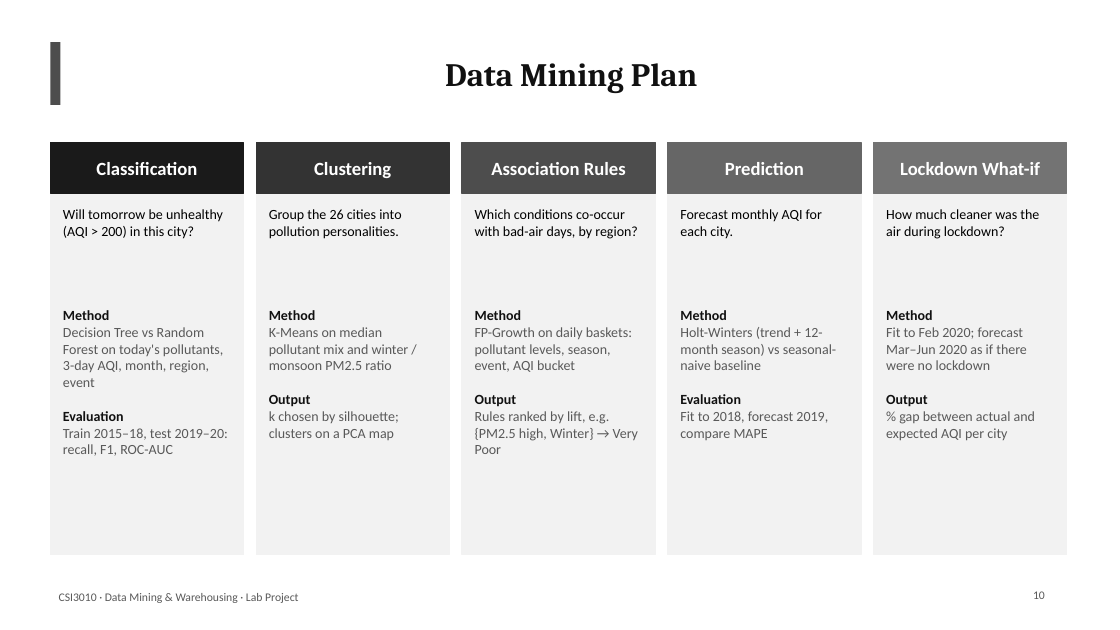
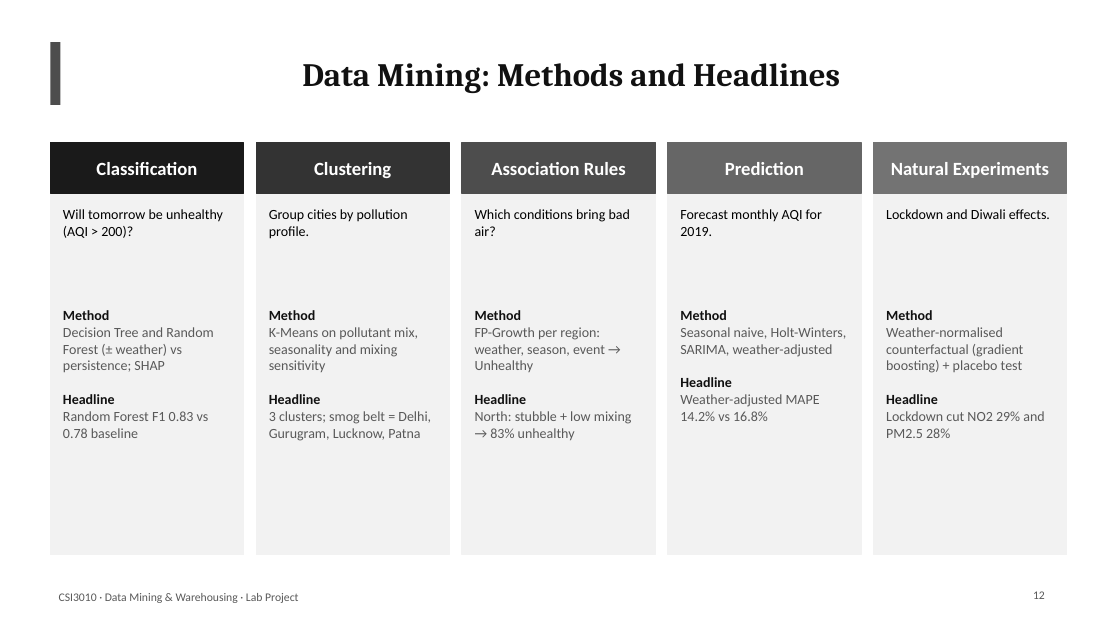
Before and after one commit to StutiArya2/breathing-cities-dwdm, a slide deck: slide 12 of docs/Breathing_Cities_DWDM.pptx (slide 10 before the commit). Drawn at 1120x630 pixels with LibreOffice and Linux fonts; fonts in the diff are those of the drawing. Boxes give left, top, right and bottom in pixels: in the first picture for what was removed or moved away, otherwise in the second. Text is boxed around its words. In the diff, an @@ line names an element or a change of style, - is before the commit and + after.

Commit message:
Real-data pipeline: weather source, fact constellation, experiments
- Add Open-Meteo weather as a second source (fact_weather, dim_weather_condition)
  and station-level drill-down (fact_station_air_quality, dim_station)
- Flag Ahmedabad's faulty CO sensor; cap AQI at 500
- New OLAP queries: station drill-down, weather dice, drill-across
- Classification vs persistence baseline with SHAP; context and co-pollution rules;
  weather-adjusted forecasting; lockdown and Diwali counterfactuals with placebo
- 10-tab dashboard, run_all.py, rewritten README and 20-slide deck with results

```diff
--- a/docs/Breathing_Cities_DWDM.pptx
+++ b/docs/Breathing_Cities_DWDM.pptx
@@ title at <box>302,63,840,93</box>: text changed @@
-Data Mining Plan
+Data Mining: Methods and Headlines
@@ text at <box>891,162,1049,178</box>: text changed @@
-Lockdown What-if
+Natural Experiments
@@ text at <box>63,209,223,238</box>: text changed @@
-Will tomorrow be unhealthy (AQI > 200) in this city?
+Will tomorrow be unhealthy (AQI > 200)?
@@ text at <box>269,209,408,239</box>: text changed @@
-Group the 26 cities into pollution personalities.
+Group cities by pollution profile.
@@ text at <box>475,209,630,236</box>: text changed @@
-Which conditions co-occur with bad-air days, by region?
+Which conditions bring bad air?
@@ text at <box>680,209,822,236</box>: text changed @@
-Forecast monthly AQI for each city.
+Forecast monthly AQI for 2019.
@@ text at <box>886,209,1050,219</box>: text changed @@
-How much cleaner was the air during lockdown?
+Lockdown and Diwali effects.
@@ text at <box>63,327,214,438</box>: text changed @@
-Decision Tree vs Random Forest on today's pollutants, 3-day AQI, month, region, event
-Evaluation
-Train 2015–18, test 2019–20: recall, F1, ROC-AUC
+Decision Tree and Random Forest (± weather) vs persistence; SHAP
+Headline
+Random Forest F1 0.83 vs 0.78 baseline
@@ text at <box>269,327,431,441</box>: text changed @@
-K-Means on median pollutant mix and winter / monsoon PM2.5 ratio
-Output
-k chosen by silhouette; clusters on a PCA map
+K-Means on pollutant mix, seasonality and mixing sensitivity
+Headline
+3 clusters; smog belt = Delhi, Gurugram, Lucknow, Patna
@@ text at <box>475,327,632,440</box>: text changed @@
-FP-Growth on daily baskets: pollutant levels, season, event, AQI bucket
-Output
-Rules ranked by lift, e.g. {PM2.5 high, Winter} → Very Poor
+FP-Growth per region: weather, season, event → Unhealthy
+Headline
+North: stubble + low mixing → 83% unhealthy
@@ text at <box>680,327,847,421</box>: text changed @@
-Holt-Winters (trend + 12-month season) vs seasonal-naive baseline
-Evaluation
-Fit to 2018, forecast 2019, compare MAPE
+Seasonal naive, Holt-Winters, SARIMA, weather-adjusted
+Headline
+Weather-adjusted MAPE 14.2% vs 16.8%
@@ text at <box>886,327,1044,438</box>: text changed @@
-Fit to Feb 2020; forecast Mar–Jun 2020 as if there were no lockdown
-Output
-% gap between actual and expected AQI per city
+Weather-normalised counterfactual (gradient boosting) + placebo test
+Headline
+Lockdown cut NO2 29% and PM2.5 28%
@@ page number at <box>1033,591,1045,599</box>: text changed @@
-10
+12
```
Also in this commit, not shown: 9 other slides changed, 9 slides added, 18 other files.
